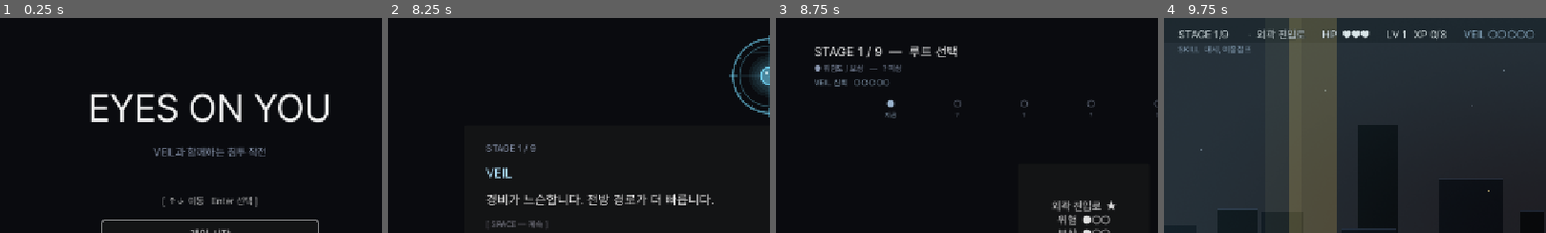
Above: before the commit, frames 1-4 (left to right).
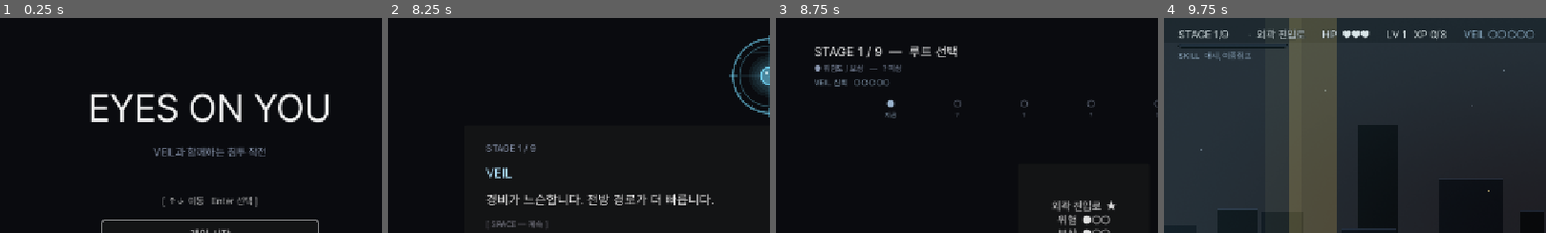
Above: after the commit, the same moments.

Repository: soomin007/EyesOnYou-Full
Game: Godot game, scene res://scenes/main.tscn
Two runs of this game, one before a commit and one after it. Both use one fixed random seed, a clock stepped at 60 frames per second and the inputs below.
Inputs (mouse positions are % of the whole screen's width and height, from its top left):
- Up to frame 1 (0.25 s): no input
- Up to frame 2 (8.25 s): click "게임 시작" at 0.5 s; click "일반 모드" at 1.25 s; click "바로 시작" at 2 s; tap Enter (ui_accept) at 2.75, 3.5 s; move the mouse to (72, 45) at 2.77 s; hold J (attack) 2.78-3.53 s; hold D (move_right) 2.78-4.28 s; click (72, 45) at 2.92 s; tap W (jump) at 3.02, 3.77, 5.27, 6.02, 6.77 s; move the mouse to (30, 55) at 3.52 s; tap K (dash) at 3.6 s; click (30, 55) at 3.67 s; move the mouse to (60, 28) at 4.27 s; hold A (move_left) 4.28-5.03 s; tap Space at 4.35 s; click (60, 28) at 4.42 s; move the mouse to (45, 70) at 5.02 s; hold D (move_right) 5.03-6.53 s; tap Q at 5.1 s; click (45, 70) at 5.17 s; move the mouse to (80, 65) at 5.77 s; tap E at 5.85 s; click (80, 65) at 5.92 s; move the mouse to (20, 35) at 6.52 s; hold A (move_left) 6.53-7.28 s; tap Z at 6.6 s; click (20, 35) at 6.67 s; move the mouse to (55, 50) at 7.27 s; hold D (move_right) 7.28-8.03 s; tap X at 7.35 s; click (55, 50) at 7.42 s; move the mouse to (35, 25) at 8.02 s; hold A (move_left) from 8.03 s (still down); tap C at 8.1 s; click (35, 25) at 8.17 s
- Up to frame 3 (8.75 s): keep holding A (move_left); tap W (jump) at 8.27 s
- Up to frame 4 (9.75 s): release A (move_left) at 8.75 s; click "외곽 진입로 ★ 위험 ●○○ 보상 ●○○" at 8.75 s; click "확인" at 9.5 s
The pictures show only the part of the screen within x 0-50%, y 0-50%; the shares and areas given below are measured in that part.

Frames 1-3 are identical in both runs. In frame 4, 0.7% of the frame differs, in the area x 3-33%, y 12-20%.

Commit message:
feat(ui): 레버 근접 프롬프트 + EXP 진행 바 (데모 피드백 Tier1 T1-1·T1-4)
- LeverInteractable: 플레이어 근접 시 "공격으로 당기기" 라벨 페이드인(이탈/당김 시 아웃).
  피드백 "푸른 등·정체불명 상자를 레버로 못 알아봄" 대응 — 점멸 빛만으론 상호작용 인지 부족.
- Stage HUD: XP를 텍스트("XP n/m") 옆에 프로그레스 바로도 표시(라벨행↔스킬행 사이 얇은 바).
  피드백 "레벨업 EXP를 프로그레스 바로 나타내면 한눈에".
- 검증(창모드): 레버 근접 시 NEARBY_LEVER=true→프롬프트 표시 / XP바 렌더 확인.

Co-Authored-By: Claude Opus 4.8 (1M context) <noreply@anthropic.com>
Claude-Session: https://claude.ai/code/session_01NxYMmJ9qNBBZzv2pU3cHN8

Diff:
--- a/scripts/LeverInteractable.gd
+++ b/scripts/LeverInteractable.gd
@@ -18,6 +18,7 @@
 var _base: ColorRect
 var _handle: ColorRect
 var _glow: ColorRect
+var _prompt: Label  # 근접 시 "공격으로 당기기" 안내 (피드백: 레버를 못 알아봄)
 
 func _ready() -> void:
 	add_to_group("lever")
@@ -64,17 +65,38 @@
 	tw.set_loops()
 	tw.tween_property(_glow, "modulate:a", 0.25, 0.9)
 	tw.tween_property(_glow, "modulate:a", 1.0, 0.9)
+	# 근접 안내 프롬프트(평소 숨김) — 레버가 상호작용 대상임을 글자로 명시(피드백: "정체불명 상자").
+	_prompt = Label.new()
+	_prompt.text = "공격으로 당기기"
+	_prompt.add_theme_font_size_override("font_size", 14)
+	_prompt.add_theme_color_override("font_color", Color(0.85, 0.95, 1.0))
+	_prompt.add_theme_color_override("font_outline_color", Color(0.0, 0.0, 0.0, 0.85))
+	_prompt.add_theme_constant_override("outline_size", 4)
+	_prompt.horizontal_alignment = HORIZONTAL_ALIGNMENT_CENTER
+	_prompt.position = Vector2(-70.0, -64.0)
+	_prompt.size = Vector2(140.0, 20.0)
+	_prompt.modulate.a = 0.0
+	_prompt.mouse_filter = Control.MOUSE_FILTER_IGNORE
+	add_child(_prompt)
+
+func _show_prompt(show_it: bool) -> void:
+	if _prompt == null or not is_instance_valid(_prompt):
+		return
+	var tw := _prompt.create_tween()
+	tw.tween_property(_prompt, "modulate:a", 1.0 if show_it else 0.0, 0.18)
 
 func _on_body_entered(body: Node) -> void:
 	if locked:
 		return
 	if body.is_in_group("player"):
 		body.set("nearby_lever", self)
+		_show_prompt(true)
 
 func _on_body_exited(body: Node) -> void:
 	if body.is_in_group("player"):
 		if body.get("nearby_lever") == self:
 			body.set("nearby_lever", null)
+		_show_prompt(false)
 
 func try_pull() -> bool:
 	if locked:
@@ -99,7 +121,8 @@
 	tw.set_parallel(true)
 	tw.tween_property(_handle, "rotation", deg_to_rad(28.0), 0.18)
 	tw.tween_property(_handle, "color", Color(0.95, 0.55, 0.35), 0.18)
-	# hint 빛 사라짐 — 더 이상 안내할 필요 없음
+	# hint 빛·프롬프트 사라짐 — 더 이상 안내할 필요 없음
 	if is_instance_valid(_glow):
 		var tw2 := _glow.create_tween()
 		tw2.tween_property(_glow, "modulate:a", 0.0, 0.30)
+	_show_prompt(false)
--- a/scripts/Stage.gd
+++ b/scripts/Stage.gd
@@ -17,6 +17,7 @@
 var hud: CanvasLayer
 var hp_label: Label
 var xp_label: Label
+var xp_bar: ProgressBar   # 레벨업 EXP 진행 바 (피드백: 텍스트보다 바가 한눈에)
 var stage_label: Label
 var map_label: Label   # 현재 맵(루트) 이름 — HUD 상단
 var trust_label: Label # VEIL 신뢰도 게이지 — HUD 상단
@@ -2172,6 +2173,24 @@
 	var hb := HBoxContainer.new()
 	hb.add_theme_constant_override("separation", 28)
 	top_v.add_child(hb)
+	# EXP 진행 바 — 라벨 행과 스킬 행 사이 얇은 줄. 한눈에 레벨업까지 얼마 남았는지(피드백).
+	var hb_xp := HBoxContainer.new()
+	top_v.add_child(hb_xp)
+	xp_bar = ProgressBar.new()
+	xp_bar.custom_minimum_size = Vector2(184.0, 7.0)
+	xp_bar.show_percentage = false
+	xp_bar.max_value = float(GameState.XP_PER_LEVEL)
+	var _xp_bg := StyleBoxFlat.new()
+	_xp_bg.bg_color = Color(0.10, 0.12, 0.16, 0.85)
+	_xp_bg.set_corner_radius_all(3)
+	_xp_bg.set_border_width_all(1)
+	_xp_bg.border_color = Color(0.0, 0.0, 0.0, 0.6)
+	var _xp_fg := StyleBoxFlat.new()
+	_xp_fg.bg_color = Color(0.45, 0.78, 1.0)
+	_xp_fg.set_corner_radius_all(3)
+	xp_bar.add_theme_stylebox_override("background", _xp_bg)
+	xp_bar.add_theme_stylebox_override("fill", _xp_fg)
+	hb_xp.add_child(xp_bar)
 	var hb2 := HBoxContainer.new()
 	hb2.add_theme_constant_override("separation", 12)
 	top_v.add_child(hb2)
@@ -2314,6 +2333,9 @@
 func _refresh_hud() -> void:
 	hp_label.text = "HP  %s" % _hearts(GameState.player_hp, GameState.player_max_hp)
 	xp_label.text = "LV %d   XP %d/%d" % [GameState.player_level, GameState.player_xp, GameState.XP_PER_LEVEL]
+	if xp_bar != null and is_instance_valid(xp_bar):
+		xp_bar.max_value = float(GameState.XP_PER_LEVEL)
+		xp_bar.value = float(GameState.player_xp)
 	var marks: Array = []
 	if GameState.is_high_risk():
 		marks.append("[고위험]")
